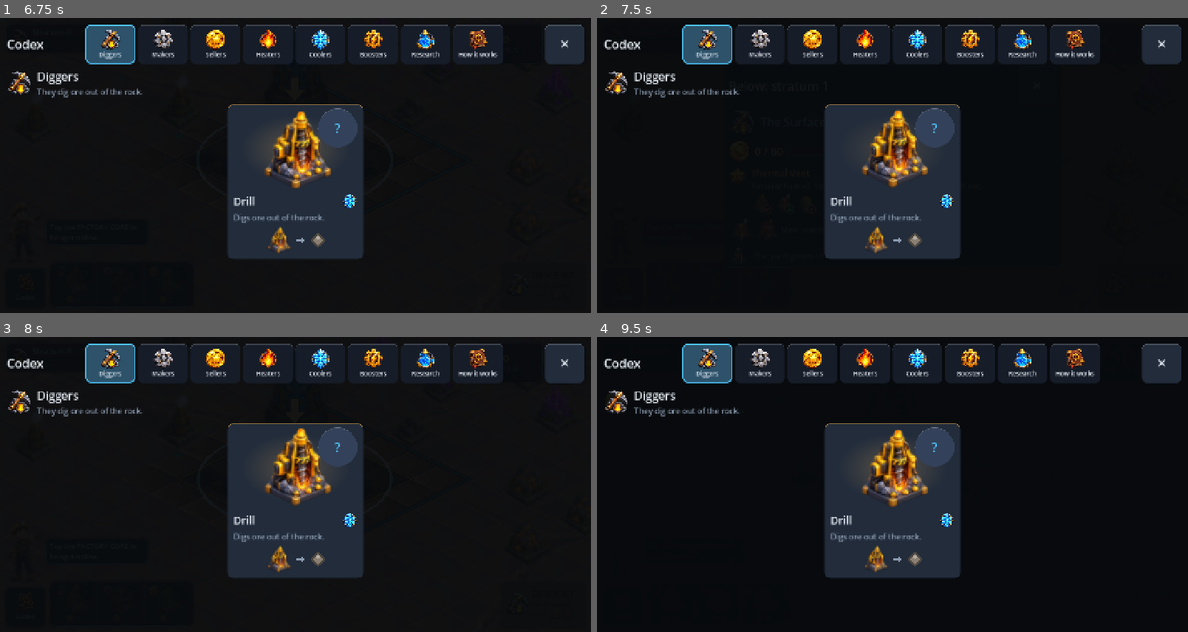
Above: before the commit, frames 1-4 (two rows, left to right).
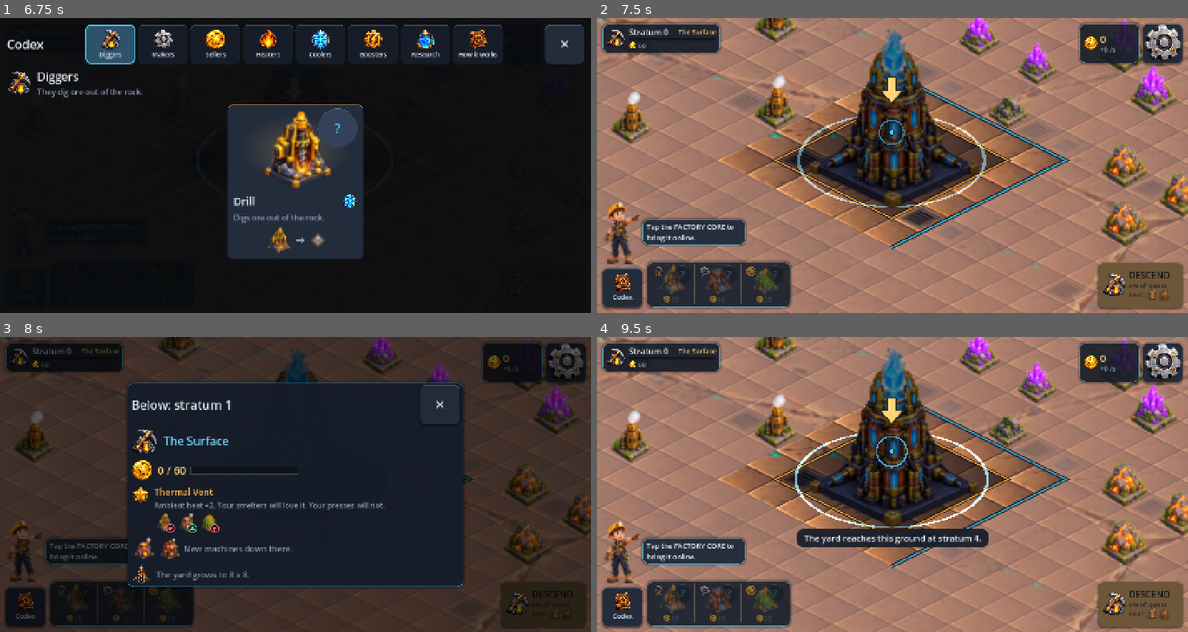
Above: after the commit, the same moments.

Repository: Furkiozknn/lodeworks
Game: Godot game, scene res://tools/smoke.tscn
The game is run twice, just before and just after one commit, with the same random seed, the same clock (stepped at 60 frames per second) and the same inputs. This scene is started directly instead of the project's main scene.
Inputs (mouse positions are in pixels of both pictures, inside the frame that each line leads up to):
- Up to frame 1 (6.75 s): click (23, 286) at 0.5 s; click (76, 283) at 1.27 s; click "?" at 2 s; click (118, 283) at 2.77 s; click "?" at 3.5 s; click (165, 283) at 4.27 s; click "?" at 5 s; click (112, 44) at 5.77 s; click "✕" at 6.5 s
- Up to frame 2 (7.5 s): click "✕" at 7.25 s
- Up to frame 3 (8 s): no input
- Up to frame 4 (9.5 s): click (762, 363) at 8.02 s; click (809, 363) at 8.77 s

Frame 1 is identical in both runs. In frame 2, 97% of the frame differs, in the area x 0-100%, y 0-100%; in frame 3, 63%; in frame 4, 97%.

Commit message:
Tell a hold from a tray scroll by where the finger goes on the screen
A scrolling tray carries the key along under the finger, so the finger
barely moved on the key and a slow scroll could open the key's words.
The hold now measures the finger's travel on the screen. The smoke test
drags a key across the screen and expects no words.

Co-Authored-By: Claude Opus 5.5 (1M context) <noreply@anthropic.com>

Diff:
--- a/scripts/ui/main.gd
+++ b/scripts/ui/main.gd
@@ -1285,7 +1285,8 @@
 
 
 ## Holding key `b` still for half a second calls `cb`. A press that moves
-## is a drag or a scroll, not a hold. The release that ends a hold still
+## is a drag or a scroll, not a hold -- measured on the screen, not on the
+## key, because a scrolling tray carries the key along under the finger. The release that ends a hold still
 ## reaches the key's `pressed`, which asks `_held_off` first.
 func _on_hold(b: Button, cb: Callable) -> void:
 	var hold := {"down": false, "at": Vector2.ZERO, "n": 0}
@@ -1295,7 +1296,7 @@
 			hold["down"] = e.pressed
 			if e.pressed:
 				b.set_meta("held", false)
-				hold["at"] = (e as InputEventMouseButton).position
+				hold["at"] = (e as InputEventMouseButton).global_position
 				hold["n"] = int(hold["n"]) + 1
 				var n: int = int(hold["n"])
 				get_tree().create_timer(IsoView.LONG_PRESS_SECONDS).timeout.connect(func():
@@ -1304,7 +1305,7 @@
 						b.set_meta("held", true)
 						cb.call())
 		elif e is InputEventMouseMotion and bool(hold["down"]) \
-				and (e as InputEventMouseMotion).position.distance_to(hold["at"]) > IsoView.DRAG_THRESHOLD:
+				and (e as InputEventMouseMotion).global_position.distance_to(hold["at"]) > IsoView.DRAG_THRESHOLD:
 			hold["down"] = false)
 
 
--- a/tools/smoke.gd
+++ b/tools/smoke.gd
@@ -209,6 +209,23 @@
 		print("  tray hold: %s" % ("words" if (_main.get("_overlay") as Control).visible else "nothing"))
 		_main.call("_close_overlay")
 		await _settle(0.3)
+		# A scroll: the tray carries the key along, so the finger stays put
+		# on the key while it travels across the screen. Not a hold.
+		var sdown := down.duplicate() as InputEventMouseButton
+		sdown.global_position = Vector2(400, 650)
+		key.gui_input.emit(sdown)
+		var drag := InputEventMouseMotion.new()
+		drag.position = down.position
+		drag.global_position = Vector2(460, 650)
+		key.gui_input.emit(drag)
+		await _settle(0.7)
+		if (_main.get("_overlay") as Control).visible:
+			_failures.append("scrolling the tray opened a key's words")
+			_main.call("_close_overlay")
+		var sup := sdown.duplicate() as InputEventMouseButton
+		sup.pressed = false
+		key.gui_input.emit(sup)
+		await _settle(0.2)
 
 	# The Research key counts what can be bought now, and says nothing when
 	# nothing can.
